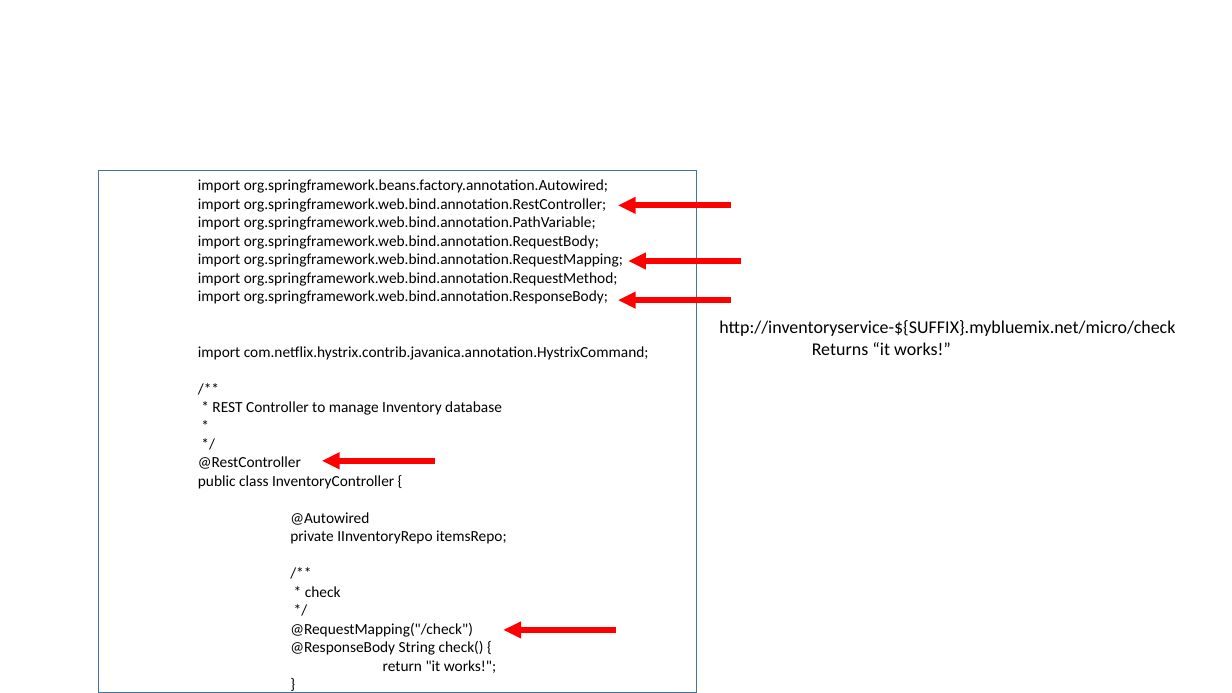
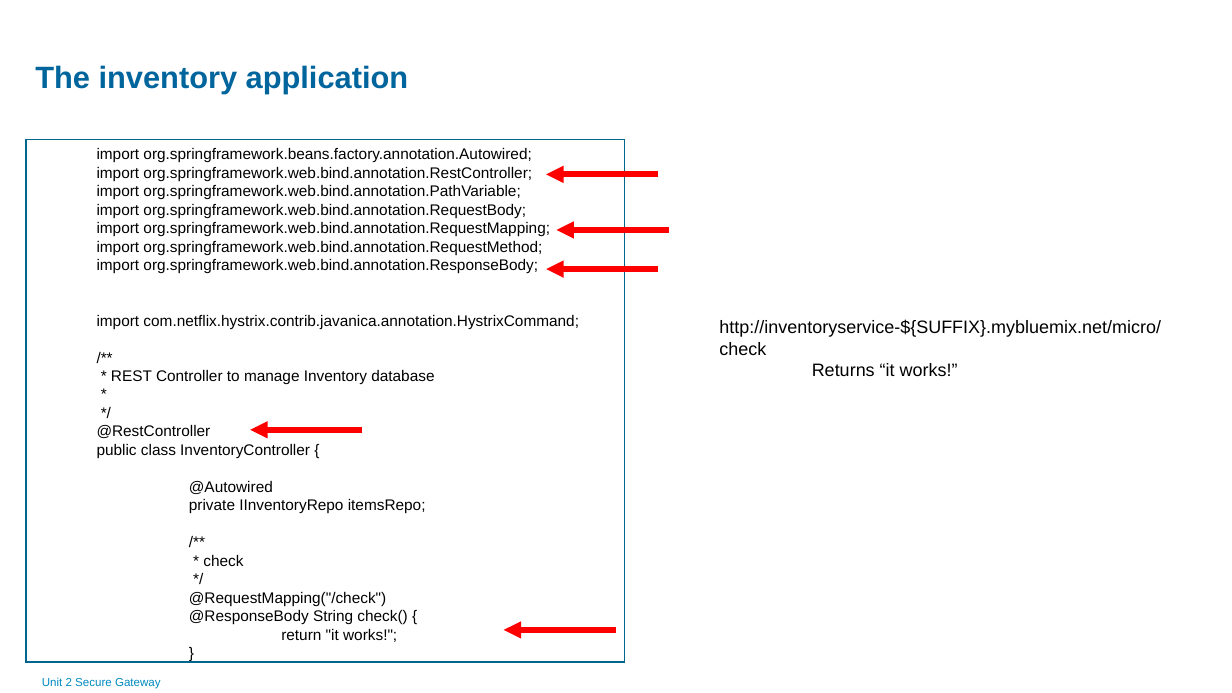
Before and after one commit to pfgeiger/containers, a slide deck: slide 2 of springpresentation/Spring Framework.pptm. Drawn at 1232x693 pixels with LibreOffice and Linux fonts; fonts in the diff are those of the drawing; background and template pictures are left out. Boxes give left, top, right and bottom in pixels: in the first picture for what was removed or moved away, otherwise in the second. Text is boxed around its words. In the diff, an @@ line names an element or a change of style, - is before the commit and + after.

```diff
--- a/springpresentation/Spring Framework.pptm
+++ b/springpresentation/Spring Framework.pptm
@@ title added at [35, 65, 408, 94], 24 pt, text #00649D, bold @@
+The inventory application
@@ 3 arrows, 1 rectangle: place and size @@
-3 arrows, 1 rectangle at [98, 171, 741, 693]
+3 arrows, 1 rectangle at [26, 140, 669, 662]
@@ rectangle at [26, 140, 625, 662]: outline #43739E 1 pt to #00668D 1 pt @@
@@ text "import org.springframework.beans.factory.annotation.Autowire ..." at [97, 148, 579, 642]: font Calibri to Arial @@
@@ text "import org.springframework.beans.factory.annotation.Autowire ...": place and size @@
-text "import org.springframework.beans.factory.annotation.Autowire ..." at [198, 179, 649, 673]
+text "import org.springframework.beans.factory.annotation.Autowire ..." at [97, 148, 579, 642]
@@ text "http://inventoryservice-${SUFFIX}.mybluemix.net/micro/check" at [719, 320, 1161, 376]: font Calibri to Arial @@
@@ arrow moved from (434, 461) - (323, 461) to (362, 430) - (250, 430) @@
@@ text added at [42, 677, 161, 689], 9 pt, text #008ABF @@
+Unit 2 Secure Gateway
```
Also in this commit, not shown: 1 other slide changed, 3 other files.
